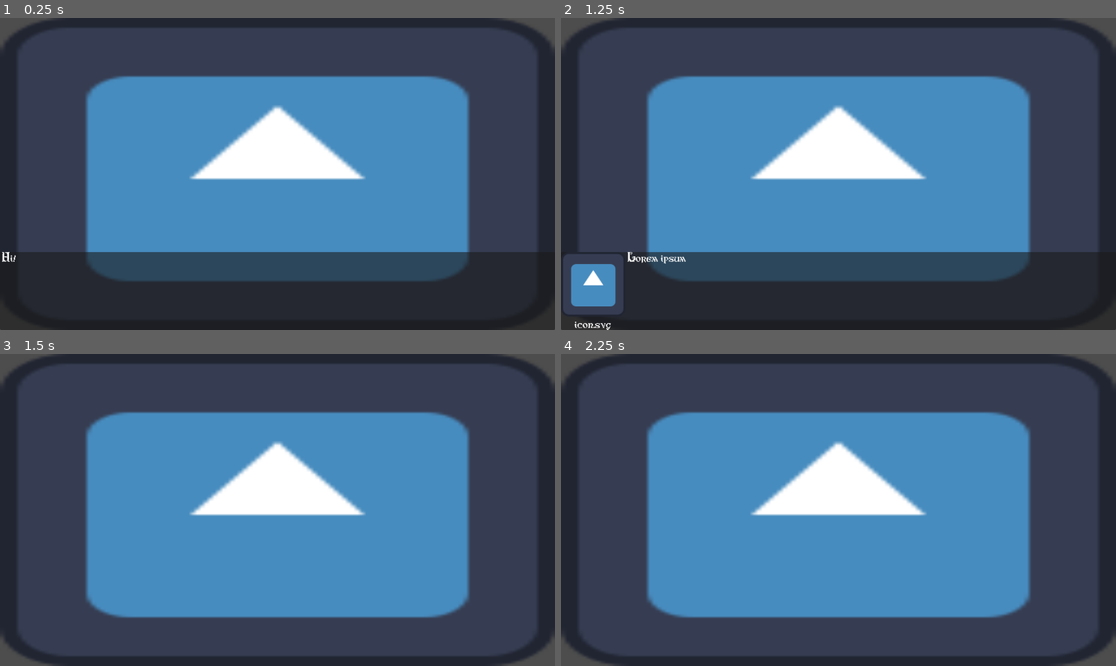
Above: before the commit, frames 1-4 (two rows, left to right).
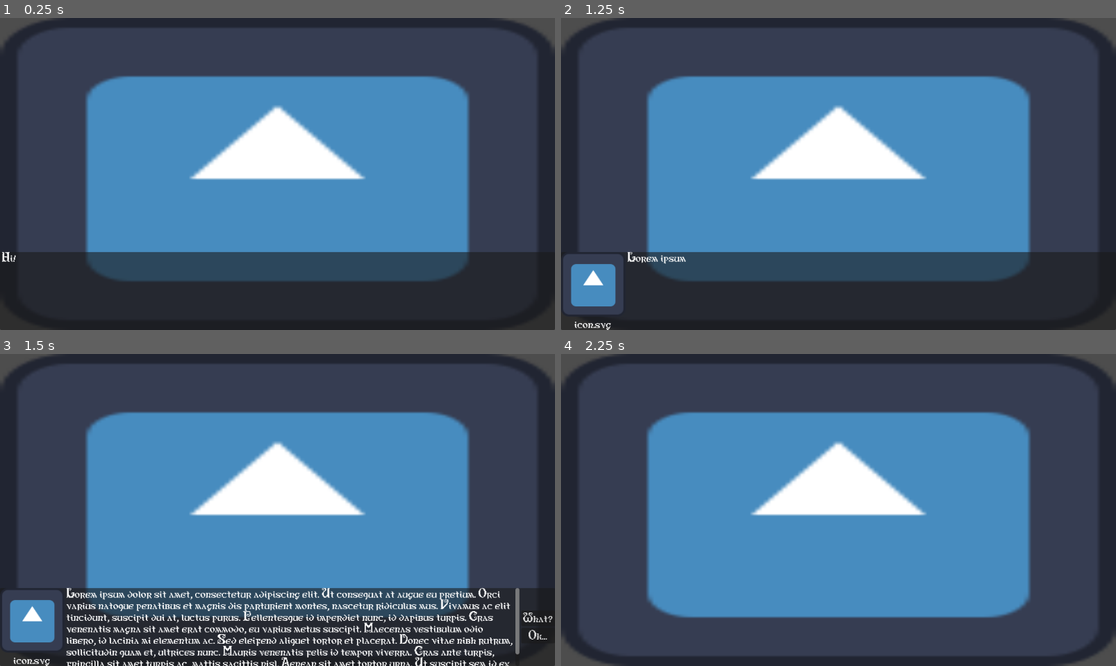
Above: after the commit, the same moments.

Repository: atirut-w/loremaster
Game: Godot game, scene res://scenes/dialogue_box_test/dialogue_box_test.tscn
Two runs of this game, one before a commit and one after it. Both use one fixed random seed, a clock stepped at 60 frames per second and the inputs below. The project has no main scene, so this scene is started directly. The engine's default icon, where the game draws it, is replaced by a stand-in: a white triangle on a blue panel in a dark square.
Inputs (mouse positions are in pixels of both pictures, inside the frame that each line leads up to):
- Up to frame 1 (0.25 s): no input
- Up to frame 2 (1.25 s): tap Enter (ui_accept) at 0.5, 0.77 s; tap Space (dialogue_continue) at 0.6 s
- Up to frame 3 (1.5 s): tap Enter (ui_accept) at 1.25 s; tap Space (dialogue_continue) at 1.35 s
- Up to frame 4 (2.25 s): tap Enter (ui_accept) at 1.52 s; click (1099, 634) at 2 s, where only the run after the commit has a clickable "Ok..."

Frames 1-2 are identical in both runs. In frame 3, 21% of the frame differs, in the area x 0-100%, y 74-100%; in frame 4, nothing differs.

Commit message:
Implement choices

Diff:
--- a/scenes/dialogue_box_test/dialogue_box_test.gd
+++ b/scenes/dialogue_box_test/dialogue_box_test.gd
@@ -9,4 +9,7 @@
 	DialogueManager.set_speaker_name("icon.svg")
 	await DialogueManager.show_dialogue("My name is [code]icon.svg[/code]!")
 	await DialogueManager.show_dialogue("Lorem ipsum dolor sit amet, consectetur adipiscing elit. Ut consequat at augue eu …(641 unchanged characters)…
+	var choice := await DialogueManager.show_choices(["What?", "Ok..."])
+
+	print(choice)
 	DialogueManager.hide_dialogue()
--- a/scenes/dialogue_box_test/test_controller.gd
+++ b/scenes/dialogue_box_test/test_controller.gd
@@ -4,13 +4,7 @@
 @export var dialogue_speed := 25.0
 
 var animating := false
-
-
-func _ready() -> void:
-	portrait_rect = $dialogue_hbox/character_info/portrait
-	name_label = $dialogue_hbox/character_info/name
-	dialogue_label = $dialogue_hbox/dialogue_label
-	choices_container = $dialogue_hbox/choices_container
+@onready var dialogue_label := $dialogue_hbox/dialogue_label
 
 
 func _set_speaker_portrait(portrait: Texture) -> void:
@@ -22,7 +16,7 @@
 
 
 func _set_speaker_name(name: String) -> void:
-	if name != null:
+	if name != "":
 		$dialogue_hbox/character_info/name.visible = true
 		$dialogue_hbox/character_info/name.text = name
 	else:
@@ -31,6 +25,24 @@
 
 func _set_dialogue_message(msg: String) -> void:
 	$dialogue_hbox/dialogue_label.text = msg
+
+
+# TODO: Test
+func _set_choices(choices: Array[String]) -> void:
+	var container := $dialogue_hbox/choices_container
+
+	for child in container.get_children():
+		child.queue_free()
+	if choices.size() == 0:
+		return
+
+	for i in choices.size():
+		var choice := choices[i]
+		var button := Button.new()
+		button.text = choice
+		button.pressed.connect(func(): choice_selected.emit(i))
+
+		container.add_child(button)
 
 
 func _unhandled_input(event: InputEvent) -> void:
--- a/scripts/classes/dialogue_system.gd
+++ b/scripts/classes/dialogue_system.gd
@@ -3,11 +3,7 @@
 
 
 signal dialogue_completed
-
-var portrait_rect: TextureRect
-var name_label: Label
-var dialogue_label: RichTextLabel
-var choices_container: Control
+signal choice_selected(id: int)
 
 
 func _animate() -> void:
@@ -24,3 +20,7 @@
 
 func _set_dialogue_message(msg: String) -> void:
 	pass
+
+
+func _set_choices(choices: Array[String]) -> void:
+	pass
--- a/scripts/dialogue_manager.gd
+++ b/scripts/dialogue_manager.gd
@@ -8,9 +8,9 @@
 	controller = ctrl
 
 	controller.visible = false
-	controller.portrait_rect.visible = false
-	controller.name_label.visible = false
-	controller.choices_container.visible = false
+	controller._set_speaker_portrait(null)
+	controller._set_speaker_name("")
+	controller._set_choices([])
 
 
 func show_dialogue(dialogue: String) -> void:
@@ -30,3 +30,8 @@
 
 func set_speaker_name(name: String) -> void:
 	controller._set_speaker_name(name)
+
+
+func show_choices(choices: Array[String]) -> int:
+	controller._set_choices(choices)
+	return await controller.choice_selected
